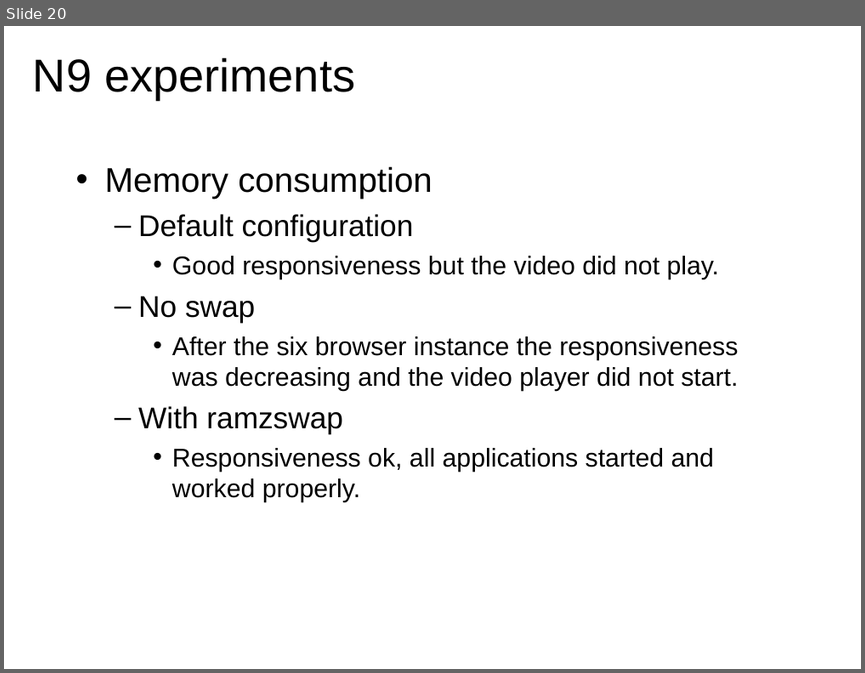
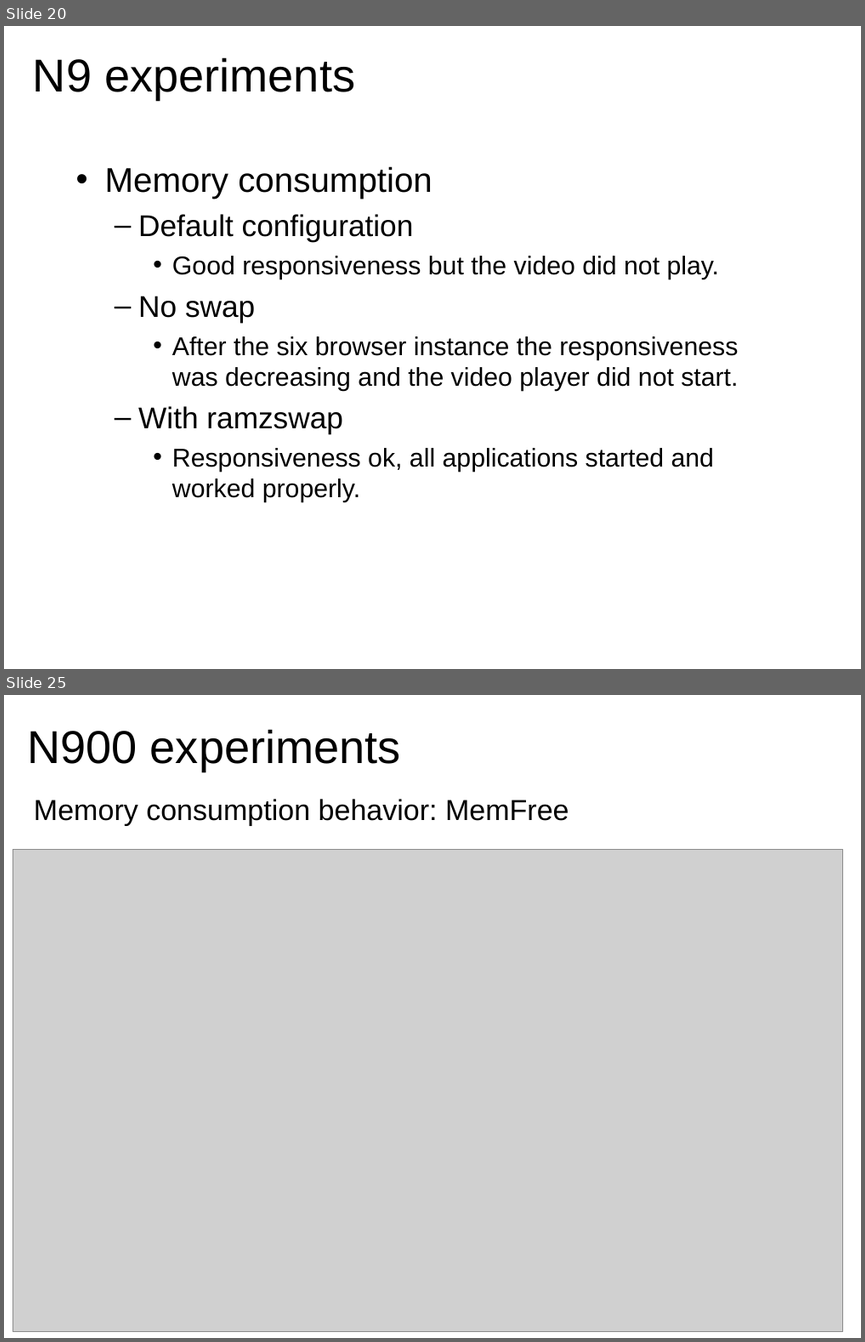
Before and after one commit to briglia/LinuxCon2011, a slide deck: linuxcon2011.odp. Shown one above the other, each under a label of ours: slide 20 before the commit, slides 20 and 25 after it; the slides between them are not shown. The pictures are 865x673 and 865x1342 pixels, drawn with LibreOffice and Linux fonts; fonts in the diff are those of the drawing; grey boxes stand for pictures. Boxes give left, top, right and bottom in pixels: in the first picture for what was removed or moved away, otherwise in the second. Text is boxed around its words. In the diff, an @@ line names an element or a change of style, - is before the commit and + after.

Commit message:
N900 experiments slides

```diff
--- a/linuxcon2011.odp
+++ b/linuxcon2011.odp
@@ slide 25 added at [4, 695, 861, 1338], background #FFFFFF @@
@@ title added at [27, 729, 401, 771], 43 pt, text #000000 @@
+N900 experiments
@@ text added at [34, 799, 569, 825], 27 pt, text #000000 @@
+Memory consumption behavior: MemFree
@@ picture added at [12, 849, 841, 1332] @@
```
Also in this commit, not shown: 3 slides changed, 5 other slides added, 1 slide removed.
